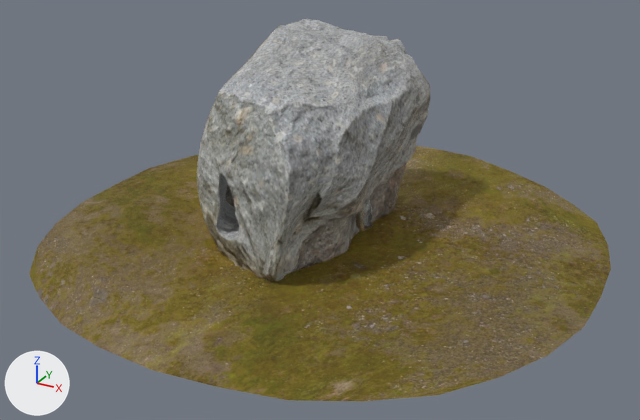
The glTF model 3D/Tafoni.gltf: old version first, new version second.
One viewpoint serves both versions: a 50 mm lens placed at (13.06, -23.69, 12.64), pointed at (0.49, -0.83, 1.21). The lights are fixed; the arrows at lower left show +X, +Y and +Z. Where no turn or scale is listed for an object, it has been applied to the vertices. Vertices at the same position are counted once.

Objects in the first picture: 'Plane', 'Rock-08', 'Rock-08.001'.
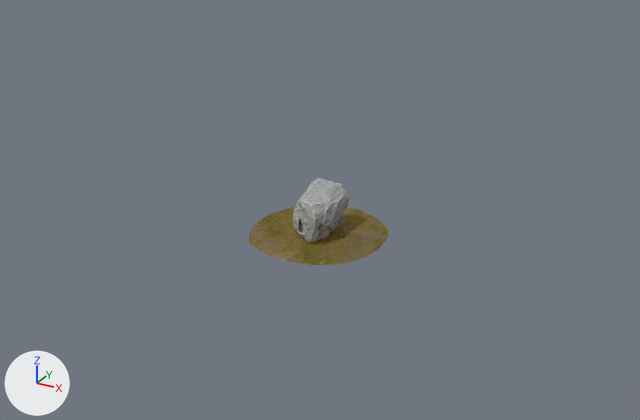
Where the newer file only moved an object's origin or applied its transform, the numbers keep the older frame.

Changed parts and their boxes [x1, y1, x2, y2] in the pictures (640 x 420 px):
'Plane', mesh rescaled (76% narrower, 77% shorter)
    before: [29, 146, 611, 401]
    after: [249, 207, 388, 265]
'Rock-08', reshaped, moved, turned, rescaled
    before: [197, 19, 430, 281]
    after: [292, 178, 349, 243]
'Rock-08.001', moved, turned, rescaled
    before: [356, 200, 373, 232]
    after: [330, 225, 334, 232]

The change, as a list of edits to the scene's bpy script:
```text
Change me_plane_002:
    where me_plane_002.from_pydata(...)  # 81 vertices, 128 faces; spans x -8.8..9.3, y -9.2..9.1, z -0.1..0.5
    used by ob_plane; location = (0.0, 0.0, 0.0)
    me_plane_002 part 1: the whole mesh is scaled about the mesh origin by 0.25
Change me_rock_08_lod1:
    used by ob_rock_08; parent = ob_empty; location = (0.247, -2.272, 0.413); rotation_euler = (0.0, 3.142, 0.0), in degrees (0, 180, 0); scale = (25.7, 32.1, 20.6)
    remove me_rock_08_lod1.from_pydata(...)  # 1751 vertices, 3386 faces; spans x -0.238..0.262, y -0.023..0.252, z -0.218..0.316
    add me_rock_08_lod1.from_pydata(...)  # 1751 vertices, 3387 faces; spans x -1.18..1.107, y -1.403..1.265, z -0.153..1.676
    me_rock_08_lod1 part 2: 1751 vertices removed from x -0.238..0.262, y -0.023..0.252, z -0.218..0.316; 1751 vertices added at x -1.18..1.107, y -1.403..1.265, z -0.153..1.676
Change ob_rock_08:
    remove ob_rock_08.parent = ob_empty
    ob_rock_08.rotation_euler: (0.0, 3.142, 0.0) -> (0.0, 0.0, 0.0)  # degrees (0, 180, 0) -> degrees (0, 0, 0)
    ob_rock_08.scale: (25.7, 32.1, 20.6) -> (1.0, 1.0, 1.0)
    ob_rock_08.location: (0.247, -2.272, 0.413) -> (0.0, 0.0, 0.0)
Change ob_rock_08_001:
    ob_rock_08_001.location: (0.0721, -1.11, 2.061) -> (0.514, -0.0399, 0.241)
    ob_rock_08_001.rotation_euler: (-1.942, -0.0209, 1.579) -> (1.571, -1.548, -0.371)  # degrees (-111, -1.2, 90) -> degrees (90, -89, -21)
    ob_rock_08_001.scale: (12.6, 12.6, 8.1) -> (2.62, 2.62, 1.68)
```
